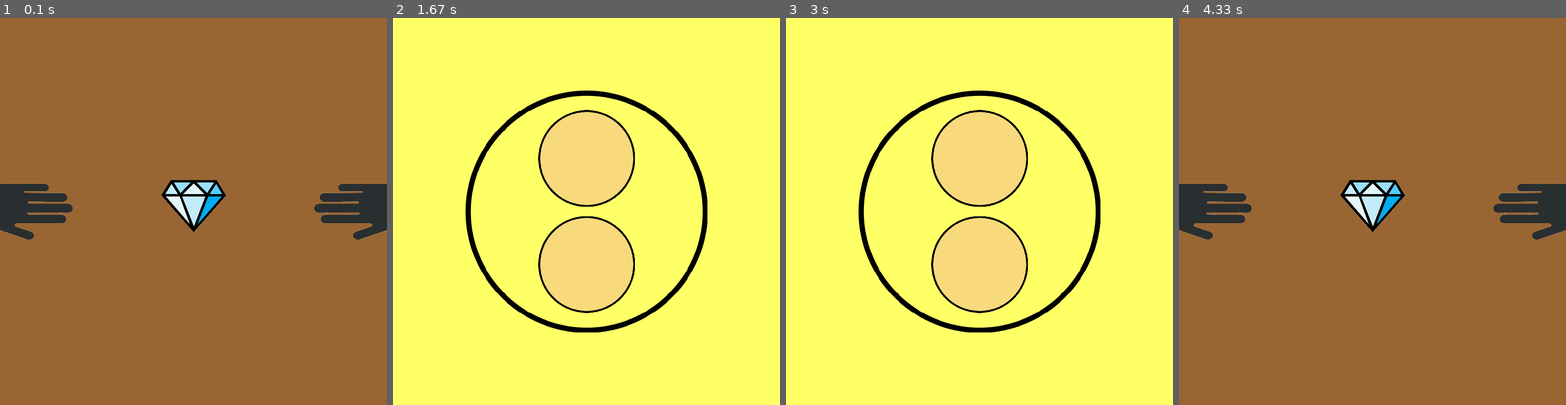
Above: before the commit, frames 1-4 (left to right).
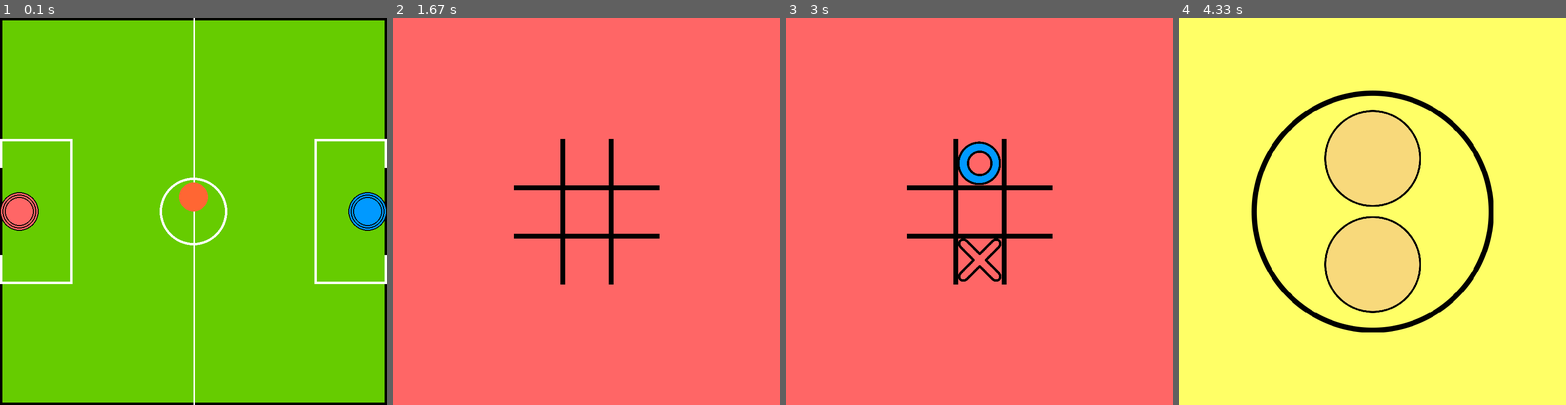
Above: after the commit, the same moments.

Repository: WingiM/PygameMiniGames
Game: pygame game, started from main.py
Same seed, same stepped clock (60 frames per second), same inputs: the game is played once before the commit and once after it.
Inputs (mouse positions are in pixels of both pictures, inside the frame that each line leads up to):
- Up to frame 1 (0.1 s): no input
- Up to frame 2 (1.67 s): tap Right Alt at 0.33, 0.67 s; click (586, 238) at 1.05 s; tap Space at 1.33 s
- Up to frame 3 (3 s): click (1025, 246) at 1.72 s; tap Space at 2 s; click (983, 254) at 2.38 s; click (967, 145) at 2.72 s
- Up to frame 4 (4.33 s): hold Space 3-3.3 s; tap Right Alt at 4 s

The runs differ from the first frame. In frame 1, 100% of the frame differs, in the area x 0-100%, y 0-100%; in frame 2, 100%; in frame 3, 100%; in frame 4, 100%.

Commit message:
Changelist: * Added Draw in TicTacToe.py * Removed useless inheritance in Sumo.py and StealTheDiamond.py * Made AirHockey.py (still needs sounds) * Deleted Snakes.py (no more mini games planned)

Diff:
--- a/AirHockey.py
+++ b/AirHockey.py
@@ -1,17 +1,85 @@
 import pygame
-import random as r
 import math
 import constants as cn
 
+pygame.init()
+screen = pygame.display.set_mode(cn.SIZE)
+clock = pygame.time.Clock()
+
+
+class AirHockey:
+    def __init__(self, screen, color, stick1, stick2, puck):
+        self.screen = screen
+        self.color = color
+        self.s1 = stick1
+        self.s2 = stick2
+        self.puck = puck
+        self.caption = 'Аэро хоккей'
+
+    def render(self):
+        self.screen.fill(self.color)
+        pygame.draw.circle(self.screen, 'white', (cn.WIDTH // 2, cn.HEIGHT // 2), 70, 5)
+        pygame.draw.rect(self.screen, 'black', (0, 0, cn.WIDTH, cn.HEIGHT), 5)
+        pygame.draw.rect(self.screen, 'white', (0, cn.HEIGHT // 2 - 150, 150, 300), 5)
+        pygame.draw.rect(self.screen, 'white', (cn.WIDTH - 150, cn.HEIGHT // 2 - 150, 150, 300), 5)
+        pygame.draw.rect(self.screen, 'black', (0, cn.AH_GOAL_Y1, 5, cn.AH_GOAL_WIDTH))
+        pygame.draw.rect(self.screen, 'black', (cn.WIDTH - 5, cn.AH_GOAL_Y1, 5, cn.AH_GOAL_WIDTH))
+        pygame.draw.rect(self.screen, 'white', (cn.WIDTH // 2, 0, 3, cn.HEIGHT))
+        self.s1.draw(self.screen)
+        self.s2.draw(self.screen)
+        self.puck.draw(self.screen)
+
+    def restart(self):
+        self.puck.reset()
+        self.s1.reset(cn.AH_STICK1X, cn.AH_STICK1Y)
+        self.s2.reset(cn.AH_STICK2X, cn.AH_STICK2Y)
+
+    def goal(self):
+        return ((self.puck.x - self.puck.radius <= 0)
+                and (self.puck.y >= cn.AH_GOAL_Y1)
+                and (self.puck.y <= cn.AH_GOAL_Y2)) \
+               or ((self.puck.x + self.puck.radius >= cn.WIDTH)
+                   and (self.puck.y >= cn.AH_GOAL_Y1) and (self.puck.y <= cn.AH_GOAL_Y2))
+
 
 class Stick:
-    def __init__(self, x, y):
+    def __init__(self, color, x, y):
         self.x = x
+        self.color = color
         self.y = y
         self.radius = cn.AH_STICK_RADIUS
         self.speed = cn.AH_STICK_SPEED
         self.mass = cn.AH_STICK_MASS
         self.angle = 0
+
+    def check_vertical(self):
+        if self.y - self.radius <= 0:
+            self.y = self.radius
+        elif self.y + self.radius > cn.HEIGHT:
+            self.y = cn.HEIGHT - self.radius
+
+    def check_left(self):
+        if self.x - self.radius <= 0:
+            self.x = self.radius
+        elif self.x + self.radius > cn.WIDTH // 2:
+            self.x = cn.WIDTH // 2 - self.radius
+
+    def check_right(self):
+        if self.x + self.radius > cn.WIDTH:
+            self.x = cn.WIDTH - self.radius
+        elif self.x - self.radius < cn.WIDTH // 2:
+            self.x = cn.WIDTH // 2 + self.radius
+
+    def draw(self, screen):
+        pos = (int(self.x), int(self.y))
+        pygame.draw.circle(screen, self.color, pos, self.radius, 0)
+        pygame.draw.circle(screen, (0, 0, 0), pos, self.radius, 2)
+        pygame.draw.circle(screen, (0, 0, 0), pos, self.radius - 5, 2)
+        pygame.draw.circle(screen, (0, 0, 0), pos, self.radius - 10, 2)
+
+    def reset(self, x, y):
+        self.x = x
+        self.y = y
 
     def move(self, up, down, left, right, time):
         dx, dy = self.x, self.y
@@ -29,8 +97,9 @@
 
 
 class Puck:
-    def __init__(self, x, y):
+    def __init__(self, color, x, y):
         self.x, self.y = x, y
+        self.color = color
         self.radius = cn.AH_PUCK_RADIUS
         self.speed = cn.AH_PUCK_SPEED
         self.mass = cn.AH_PUCK_MASS
@@ -40,7 +109,28 @@
         self.x += math.sin(self.angle) * self.speed * time
         self.y -= math.cos(self.angle) * self.speed * time
 
-        self.speed *= cn.AH_FRICTION  # TODO: попробовать без трения
+        self.speed *= cn.AH_FRICTION
+
+    def reset(self):
+        self.angle = 0
+        self.speed = cn.AH_PUCK_SPEED
+        self.x = cn.WIDTH // 2
+        self.y = cn.HEIGHT // 2
+
+    def check(self):
+        if self.x + self.radius > cn.WIDTH:
+            self.x = 2 * (cn.WIDTH - self.radius) - self.x
+            self.angle = -self.angle
+        elif self.x - self.radius < 0:
+            self.x = 2 * self.radius - self.x
+            self.angle = -self.angle
+
+        if self.y + self.radius > cn.HEIGHT:
+            self.y = 2 * (cn.HEIGHT - self.radius) - self.y
+            self.angle = math.pi - self.angle
+        elif self.y - self.radius < 0:
+            self.y = 2 * self.radius - self.y
+            self.angle = math.pi - self.angle
 
     @staticmethod
     def add_vector(angle1, len1, angle2, len2):
@@ -82,8 +172,7 @@
         return True
 
     def draw(self, screen):
-        pygame.draw.circle(screen, (255, 255, 255), (int(self.x), int(self.y)), self.radius)
-        # TODO: поменять цвета
+        pygame.draw.circle(screen, self.color, (int(self.x), int(self.y)), self.radius)
 
     def get_pos(self):
         return self.x, self.y
--- a/StealTheDiamond.py
+++ b/StealTheDiamond.py
@@ -1,6 +1,5 @@
 import pygame
 import random
-from Board import Board
 from load_image import load_image
 from load_sound import load_sound
 from constants import STD_TIME_RANGE, STD_DELAY, STD_EVENT_TYPE, \
@@ -12,12 +11,11 @@
 screen = pygame.display.set_mode(size)
 
 
-class StealTheDiamond(Board):
+class StealTheDiamond:
     bell = load_sound('bell.mp3')
     rewind = load_sound('restart.mp3')
 
     def __init__(self, screen, sprites):
-        super().__init__(10, 10, screen)
         self.screen = screen
         self.time_range = STD_TIME_RANGE
         self.caption = 'Украсть бриллиант'
@@ -97,7 +95,7 @@
         if pygame.sprite.collide_mask(self, self.diamond) and not self.diamond.grabbed and self.can_move:
             pygame.mixer.Sound.play(Hand.snatch)
             self.speed = -STD_HAND_SPEED
-            self.diamond.move(STD_HAND_SPEED * 2 if self.number == 2 else -STD_HAND_SPEED * 2)
+            self.diamond.move(WIDTH // 2 if self.number == 2 else -WIDTH // 2)
         if self.number == 1:
             if self.rect.x >= 200:
                 self.speed = -STD_HAND_SPEED
--- a/Sumo.py
+++ b/Sumo.py
@@ -14,11 +14,10 @@
 SUMO_field.rect.x, SUMO_field.rect.y = 150, 150
 
 
-class SumoGame(Board, pygame.sprite.Sprite):
+class SumoGame:
     win_sound = load_sound(SUMO_WIN_SOUND)
 
     def __init__(self, screen, player1, player2, sprite_group):
-        super().__init__(10, 10, screen)
         self.screen = screen
         self.p1, self.p2 = player1, player2
         self.sprite_group = sprite_group
--- a/TicTacToe.py
+++ b/TicTacToe.py
@@ -24,6 +24,7 @@
                                              (self.cell_size - self.outline, self.cell_size - self.outline))
         self.working = True
         self.won = None
+        self.draw = False
         self.caption = 'Крестики-нолики'
         self.won_cells = ()
 
@@ -55,7 +56,10 @@
                 pygame.draw.line(self.screen, (0, 0, 0), (self.left, y), (self.left + self.cell_size * self.width, y),
                                  self.outline)
             y += self.cell_size
-        self.set_win()
+        if self.won:
+            self.set_win()
+        if self.draw:
+            self.set_draw()
 
     def check_three(self, p1, p2, p3):
         x1, y1 = p1
@@ -68,11 +72,23 @@
             self.won_cells = (p1, p3)
 
     def check_win(self):
+        c = 0
         for i in range(3):
             self.check_three((i, 0), (i, 1), (i, 2))
             self.check_three((0, i), (1, i), (2, i))
         self.check_three((0, 0), (1, 1), (2, 2))
         self.check_three((2, 0), (1, 1), (0, 2))
+        for i in range(3):
+            if all(j for j in self.board[i]):
+                c += 1
+        if c == 3:
+            print('1')
+            self.set_draw()
+
+    def set_draw(self):
+        self.draw = True
+        self.turn = 'white'
+        pygame.display.set_caption('Крестики-нолики (НИЧЬЯ)')
 
     def on_click(self, cell):
         if cell:
@@ -86,31 +102,30 @@
                     self.turn = 'blue' if self.turn == 'red' else 'red'
 
     def set_win(self):
-        if self.won:
-            x1, y1 = self.won_cells[0]
-            x2, y2 = self.won_cells[1]
-            if x1 == x2 and y1 != y2:
-                x1 = (WIDTH - self.width * self.cell_size) // 2 + x1 * self.cell_size + self.cell_size // 2
-                x2 = (WIDTH - self.width * self.cell_size) // 2 + x2 * self.cell_size + self.cell_size // 2
-                y1 = (HEIGHT - self.height * self.cell_size) // 2 + y1 * self.cell_size
-                y2 = (HEIGHT - self.height * self.cell_size) // 2 + y2 * self.cell_size + self.cell_size
-            elif x1 != x2 and y1 == y2:
-                x1 = (WIDTH - self.width * self.cell_size) // 2 + x1 * self.cell_size
-                x2 = (WIDTH - self.width * self.cell_size) // 2 + x2 * self.cell_size + self.cell_size
-                y1 = (HEIGHT - self.height * self.cell_size) // 2 + y1 * self.cell_size + self.cell_size // 2
-                y2 = (HEIGHT - self.height * self.cell_size) // 2 + y2 * self.cell_size + self.cell_size // 2
-            elif x1 != x2 and y1 != y2 and x2 > x1:
-                x1 = (WIDTH - self.width * self.cell_size) // 2 + x1 * self.cell_size
-                x2 = (WIDTH - self.width * self.cell_size) // 2 + x2 * self.cell_size + self.cell_size
-                y1 = (HEIGHT - self.height * self.cell_size) // 2 + y1 * self.cell_size
-                y2 = (HEIGHT - self.height * self.cell_size) // 2 + y2 * self.cell_size + self.cell_size
-            else:
-                x1 = (WIDTH - self.width * self.cell_size) // 2 + x1 * self.cell_size + self.cell_size
-                x2 = (WIDTH - self.width * self.cell_size) // 2 + x2 * self.cell_size
-                y1 = (HEIGHT - self.height * self.cell_size) // 2 + y1 * self.cell_size
-                y2 = (HEIGHT - self.height * self.cell_size) // 2 + y2 * self.cell_size + self.cell_size
-            pygame.draw.line(self.screen, (255, 255, 255), (x1, y1), (x2, y2), self.outline)
-            pygame.display.set_caption(f'Крестики нолики ({self.won.upper()} ПОБЕДИЛ!)')
+        x1, y1 = self.won_cells[0]
+        x2, y2 = self.won_cells[1]
+        if x1 == x2 and y1 != y2:
+            x1 = (WIDTH - self.width * self.cell_size) // 2 + x1 * self.cell_size + self.cell_size // 2
+            x2 = (WIDTH - self.width * self.cell_size) // 2 + x2 * self.cell_size + self.cell_size // 2
+            y1 = (HEIGHT - self.height * self.cell_size) // 2 + y1 * self.cell_size
+            y2 = (HEIGHT - self.height * self.cell_size) // 2 + y2 * self.cell_size + self.cell_size
+        elif x1 != x2 and y1 == y2:
+            x1 = (WIDTH - self.width * self.cell_size) // 2 + x1 * self.cell_size
+            x2 = (WIDTH - self.width * self.cell_size) // 2 + x2 * self.cell_size + self.cell_size
+            y1 = (HEIGHT - self.height * self.cell_size) // 2 + y1 * self.cell_size + self.cell_size // 2
+            y2 = (HEIGHT - self.height * self.cell_size) // 2 + y2 * self.cell_size + self.cell_size // 2
+        elif x1 != x2 and y1 != y2 and x2 > x1:
+            x1 = (WIDTH - self.width * self.cell_size) // 2 + x1 * self.cell_size
+            x2 = (WIDTH - self.width * self.cell_size) // 2 + x2 * self.cell_size + self.cell_size
+            y1 = (HEIGHT - self.height * self.cell_size) // 2 + y1 * self.cell_size
+            y2 = (HEIGHT - self.height * self.cell_size) // 2 + y2 * self.cell_size + self.cell_size
+        else:
+            x1 = (WIDTH - self.width * self.cell_size) // 2 + x1 * self.cell_size + self.cell_size
+            x2 = (WIDTH - self.width * self.cell_size) // 2 + x2 * self.cell_size
+            y1 = (HEIGHT - self.height * self.cell_size) // 2 + y1 * self.cell_size
+            y2 = (HEIGHT - self.height * self.cell_size) // 2 + y2 * self.cell_size + self.cell_size
+        pygame.draw.line(self.screen, (255, 255, 255), (x1, y1), (x2, y2), self.outline)
+        pygame.display.set_caption(f'Крестики-нолики ({self.won.upper()} ПОБЕДИЛ!)')
 
     def restart(self):
         self.won = None
--- a/constants.py
+++ b/constants.py
@@ -4,7 +4,10 @@
 SOUND_DIR = 'Sounds'
 LOAD_DIR = 'data'
 COLORS = {'red': (255, 102, 102),
-          'blue': (0, 153, 255)}
+          'blue': (0, 153, 255),
+          'white': (255, 255, 255),
+          'green': (102, 204, 0),
+          'orange': (255, 102, 51)}
 
 # Константы для игры в крестики-нолики
 TTT_CLICK_SOUND = 'click.mp3'
@@ -33,9 +36,16 @@
 AH_PUCK_RADIUS = 30
 AH_PUCK_SPEED = 450
 AH_PUCK_MASS = 500
-AH_FRICTION = 0.99
+AH_FRICTION = 0.998
 AH_SPEED_LIMIT = 1500
 AH_STICK1X = 20
 AH_STICK1Y = HEIGHT // 2
 AH_STICK2X = WIDTH - 20
 AH_STICK2Y = HEIGHT // 2
+AH_GOAL_WIDTH = 180
+AH_GOAL_Y1 = HEIGHT // 2 - AH_GOAL_WIDTH // 2
+AH_GOAL_Y2 = HEIGHT // 2 + AH_GOAL_WIDTH // 2
+AH_STICK1_COLOR = COLORS['red']
+AH_STICK2_COLOR = COLORS['blue']
+AH_FIELD_COLOR = COLORS['green']
+AH_PUCK_COLOR = COLORS['orange']
--- a/main.py
+++ b/main.py
@@ -1,10 +1,10 @@
 import pygame
 from itertools import cycle
 from constants import *  # Переносит все константы, использующиеся в проекте
-from TicTacToe import TicTacToeBoard   # Поле для игры в крестики-нолики
+from TicTacToe import TicTacToeBoard  # Поле для игры в крестики-нолики
 from Sumo import SumoGame, Player, SUMO_field  # Поле для игры в сумо, а также класс игрока
 from StealTheDiamond import StealTheDiamond, Hand, Diamond
-from AirHockey import Stick, Puck
+from AirHockey import Stick, Puck, AirHockey
 
 # Начало работы с pygame
 pygame.init()
@@ -13,7 +13,8 @@
 
 # Настройка игры в крестики нолики
 TicTacToe = TicTacToeBoard(screen)
-TicTacToe.set_view((WIDTH - TicTacToe.width * TTT_CELL_CIZE) // 2, (HEIGHT - TicTacToe.height * TTT_CELL_CIZE) // 2, TTT_CELL_CIZE)
+TicTacToe.set_view((WIDTH - TicTacToe.width * TTT_CELL_CIZE) // 2, (HEIGHT - TicTacToe.height * TTT_CELL_CIZE) // 2,
+                   TTT_CELL_CIZE)
 
 # Настройка игры в сумо
 SUMO_all_sprites = pygame.sprite.Group()
@@ -30,15 +31,20 @@
 STD = StealTheDiamond(screen, STD_all_sprites)
 
 # Настройка игры в Аэро Хоккей
-AH_stick1 = Stick(AH_STICK1X, AH_STICK1Y)
-AH_stick2 = Stick(AH_STICK2X, AH_STICK2Y)
-AH_puck = Puck(WIDTH // 2, HEIGHT // 2)
+AH_stick1 = Stick(AH_STICK1_COLOR, AH_STICK1X, AH_STICK1Y)
+AH_stick2 = Stick(AH_STICK2_COLOR, AH_STICK2X, AH_STICK2Y)
+AH_puck = Puck(AH_PUCK_COLOR, WIDTH // 2, HEIGHT // 2)
+AH = AirHockey(screen, AH_FIELD_COLOR, AH_stick1, AH_stick2, AH_puck)
+
 # Цикл со всеми играми (временный)
-GAMES = cycle([STD, TicTacToe, Sumo])
+GAMES = cycle([AH, STD, TicTacToe, Sumo])
 
 
 def play_game(game, event):
-    if game == STD:
+    if game == TicTacToe:
+        if event.type == pygame.MOUSEBUTTONDOWN:
+            game.get_click(event.pos)
+    elif game == STD:
         if event.type == STD_EVENT_TYPE:
             game.update()
             if game.active:
@@ -61,6 +67,12 @@
                 STD_hand2.pressed()
 
 
+def STD_restart():
+    STD_diamond.set_start_pos()
+    STD_diamond.grabbed = False
+    STD_hand1.can_move, STD_hand2.can_move = False, False
+
+
 def start_game():
     game = next(GAMES)
     pygame.display.set_caption(game.caption)
@@ -69,23 +81,51 @@
         for event in pygame.event.get():
             if event.type == pygame.QUIT:
                 running = False
-            if event.type == pygame.MOUSEBUTTONDOWN:
-                game.get_click(event.pos)
             play_game(game, event)
             if event.type == pygame.KEYDOWN:
                 if event.key == pygame.K_SPACE:
                     game.restart()
                     if game == STD:
-                        STD_diamond.set_start_pos()
-                        STD_diamond.grabbed = False
-                        STD_hand1.can_move, STD_hand2.can_move = False, False
+                        STD_restart()
                 elif event.key == pygame.K_RALT:
                     game.restart()
                     if game == STD:
-                        STD_diamond.set_start_pos()
-                        STD_diamond.grabbed = False
+                        STD_restart()
                     game = next(GAMES)
                     pygame.display.set_caption(game.caption)
+        if game == AH:
+            keys = pygame.key.get_pressed()
+            w = keys[pygame.K_w]
+            s = keys[pygame.K_s]
+            d = keys[pygame.K_d]
+            a = keys[pygame.K_a]
+
+            up = keys[pygame.K_UP]
+            down = keys[pygame.K_DOWN]
+            right = keys[pygame.K_RIGHT]
+            left = keys[pygame.K_LEFT]
+
+            time = clock.get_time() / 1000
+
+            AH_stick1.move(w, s, a, d, time)
+            AH_stick1.check_vertical()
+            AH_stick1.check_left()
+
+            AH_stick2.move(up, down, left, right, time)
+            AH_stick2.check_vertical()
+            AH_stick2.check_right()
+
+            AH_puck.move(time)
+
+            if game.goal():
+                game.restart()
+
+            AH_puck.check()
+
+            if AH_puck.check_collision(AH_stick1):
+                pass
+            if AH_puck.check_collision(AH_stick2):
+                pass
         screen.fill((0, 0, 0))
         game.render()
         clock.tick(FPS)
Empty file removed: Templates/Snakes.py
